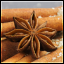
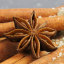
The second 64px x 64px image is a revision of the first. Changes to its layers:
removed layer "high" (was overlay, 51%) over [1, 1, 63, 63]
removed layer "border" over [0, 0, 64, 64]
